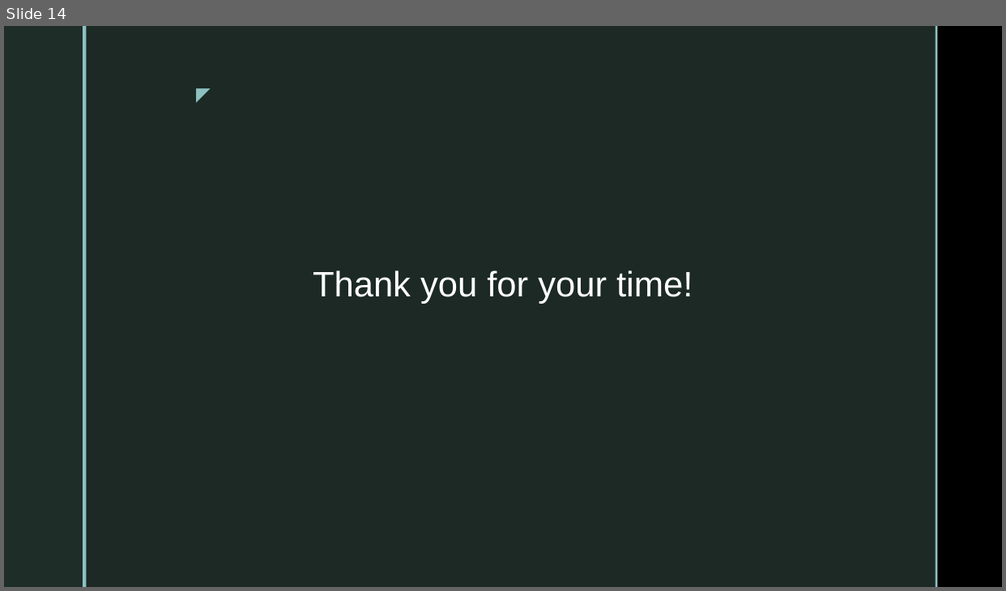
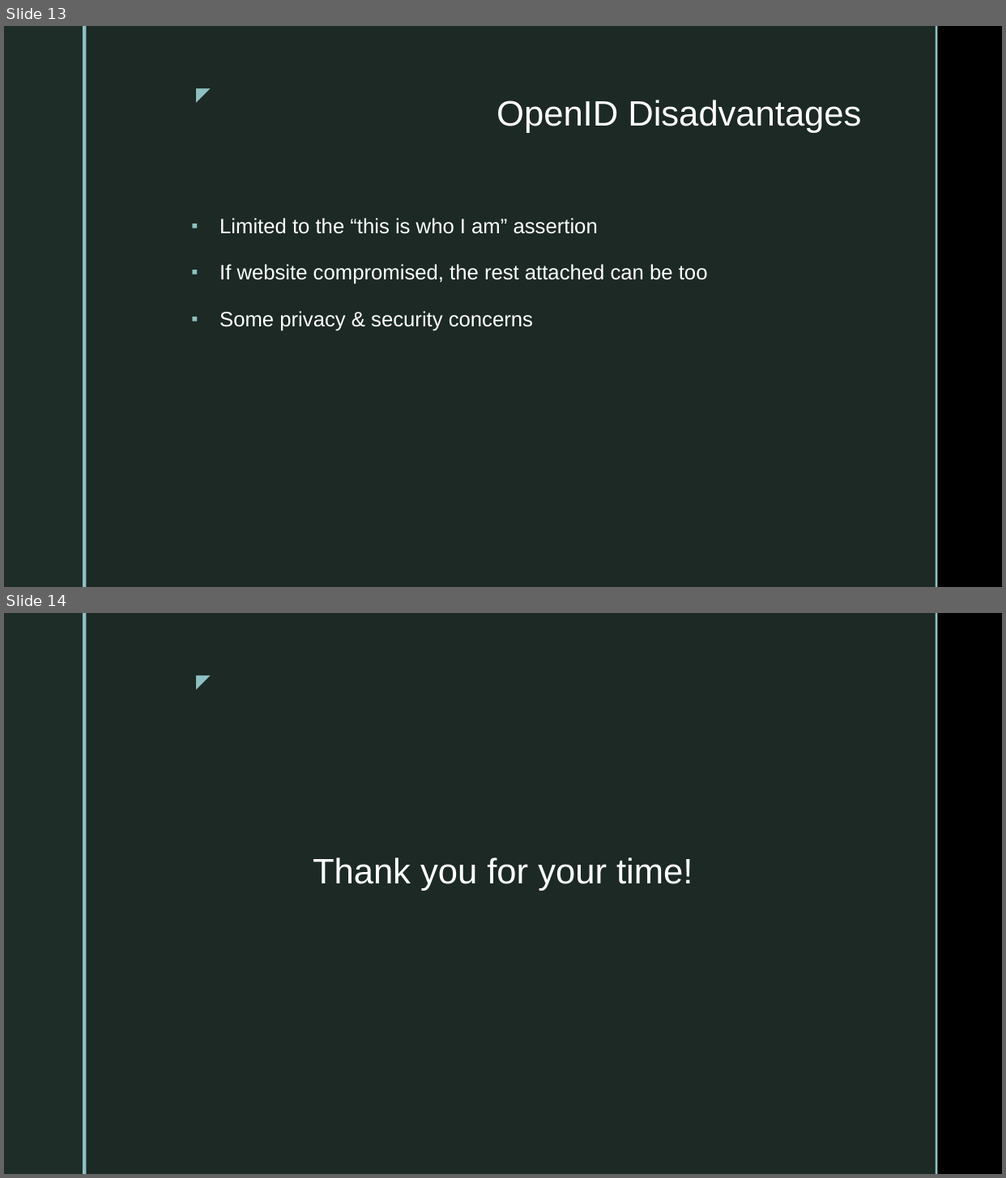
Before and after one commit to elizabethmhinz/CSD-370, a slide deck: module-1/Assignment 1.2 Presentation - Hinz.pptx. Shown one above the other, each under a label of ours: slide 14 before the commit, slides 13 and 14 after it. The pictures are 1006x591 and 1006x1178 pixels, drawn with LibreOffice and Linux fonts; fonts in the diff are those of the drawing; background and template pictures are left out. Boxes give left, top, right and bottom in pixels: in the first picture for what was removed or moved away, otherwise in the second. Text is boxed around its words. In the diff, an @@ line names an element or a change of style, - is before the commit and + after.

```diff
--- a/module-1/Assignment 1.2 Presentation - Hinz.pptx
+++ b/module-1/Assignment 1.2 Presentation - Hinz.pptx
@@ slide 13 added at <box>4,26,1002,587</box>, background picture (left out); not listed: 5 template elements that a slide beside it also shows @@
@@ title added at <box>496,100,861,133</box>, 34 pt, text #FFFFFF @@
+OpenID Disadvantages
@@ text added at <box>219,218,708,331</box>, 20 pt, text #FFFFFF @@
+▪ Limited to the “this is who I am” assertion
+▪ If website compromised, the rest attached can be too
+▪ Some privacy & security concerns
```
Also in this commit, not shown: 1 slide changed, 12 other slides added, 12 slides removed, 2 other files.
